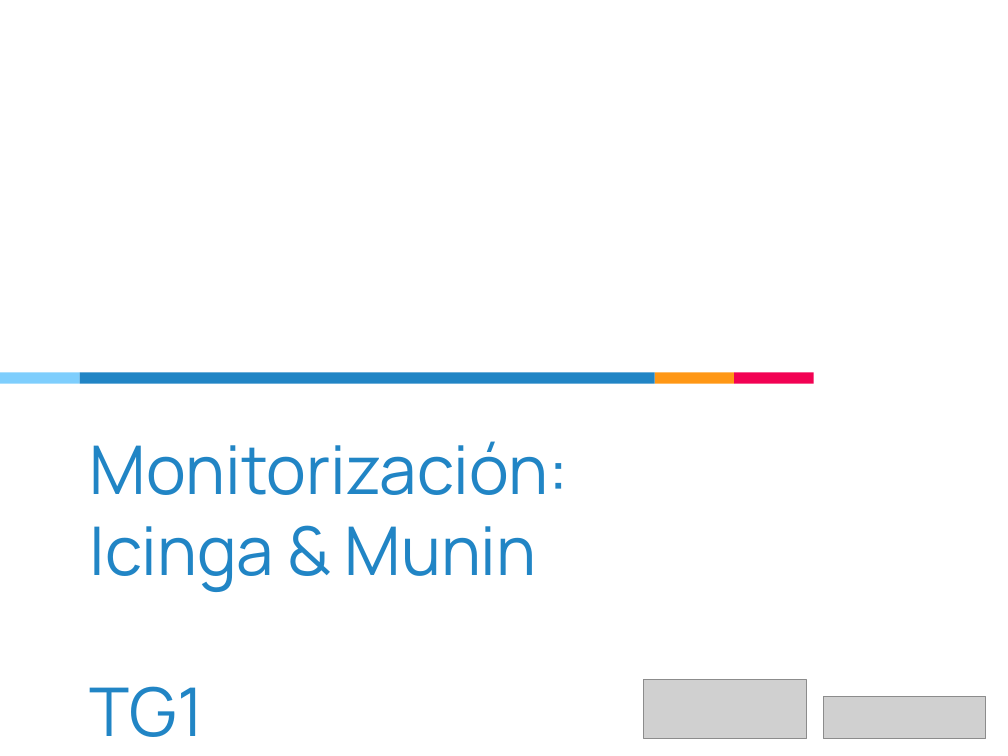
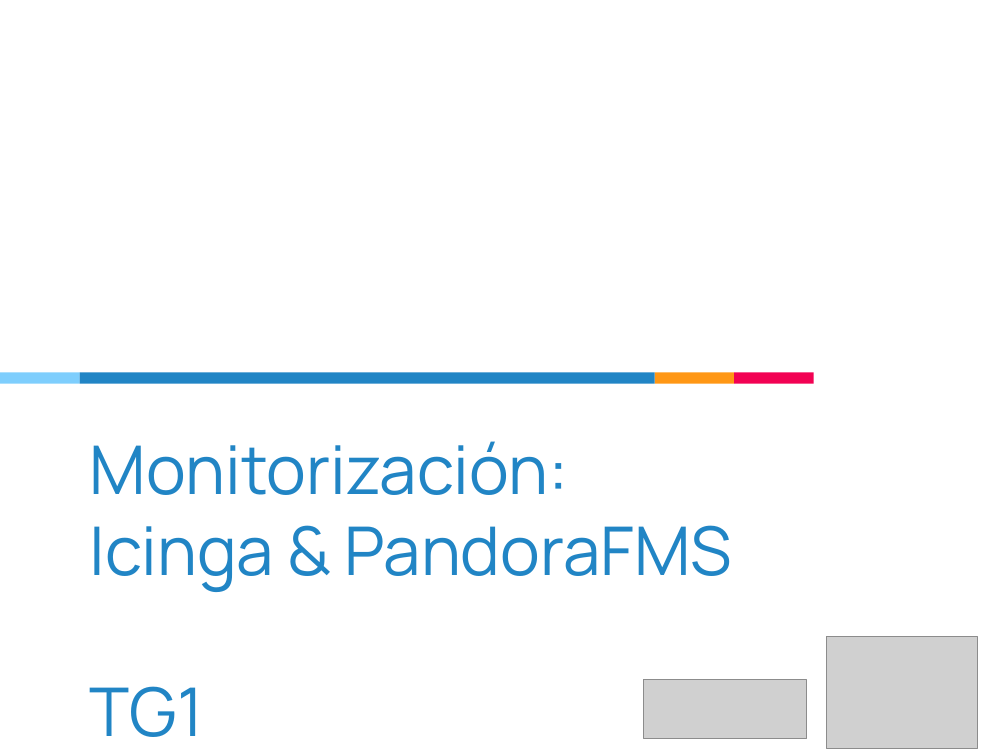
Before and after one commit to sergiomartinm/TG1, a slide deck: slide 1 of TG1/TG1_Presentacion_SergioMartín.pptx. Drawn at 1008x756 pixels with LibreOffice and Linux fonts; fonts in the diff are those of the drawing; grey boxes stand for pictures. Boxes give left, top, right and bottom in pixels: in the first picture for what was removed or moved away, otherwise in the second. Text is boxed around its words. In the diff, an @@ line names an element or a change of style, - is before the commit and + after.

```diff
--- a/TG1/TG1_Presentacion_SergioMartín.pptx
+++ b/TG1/TG1_Presentacion_SergioMartín.pptx
@@ title at [90,441,732,737]: text changed @@
-Monitorización:
-Icinga & Munin
-TG1
+Monitorización:
+Icinga & PandoraFMS
+TG1
@@ picture added at [827,637,977,749] @@
@@ picture removed at [824,697,987,739] @@
```
Also in this commit, not shown: 1 other slide changed.
